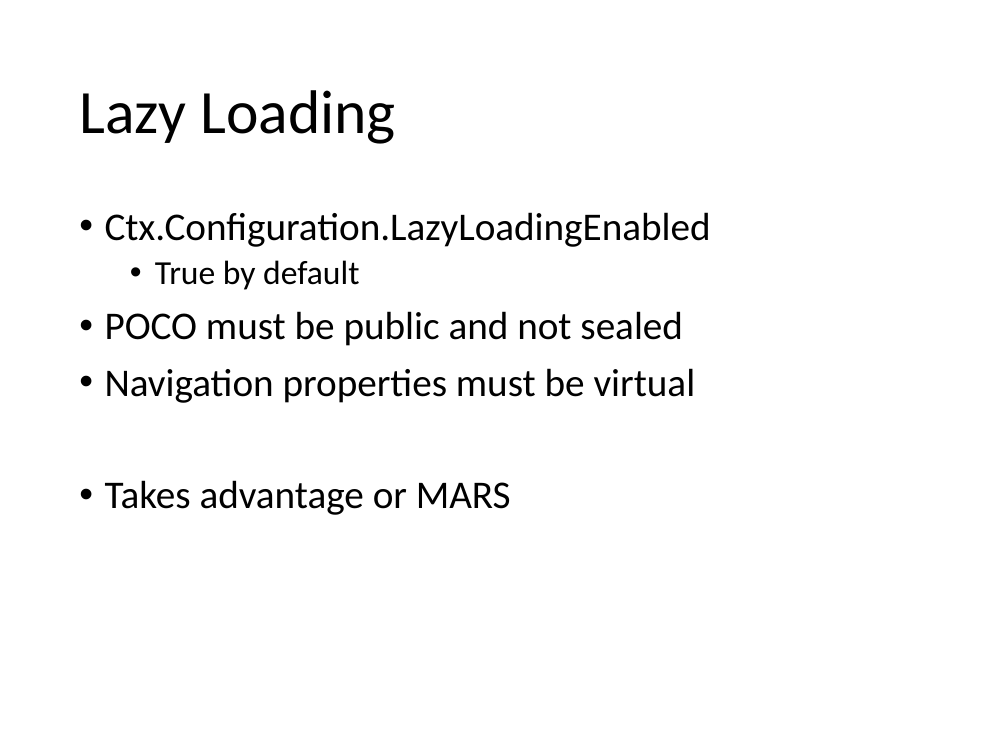
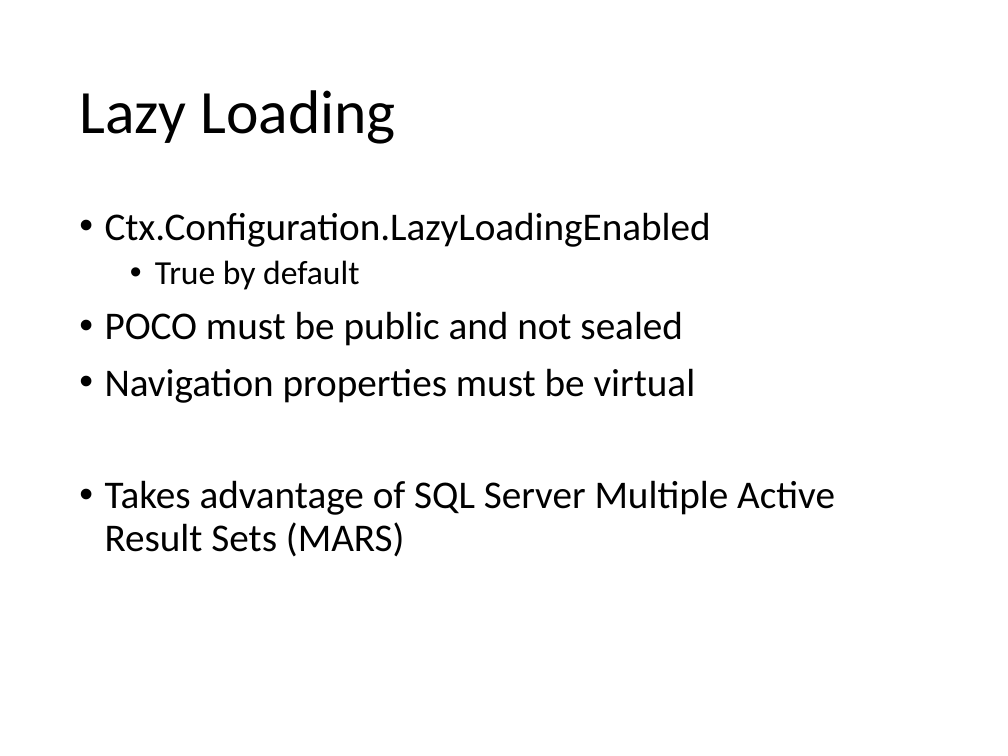
Before and after one commit to SeamlessThingies-Learn-DotNet3Day/DotNetProgramming, a slide deck: slide 9 of Slides/EF/3 - Coding Data Operations.pptx (slide 8 before the commit). Drawn at 1008x756 pixels with LibreOffice and Linux fonts; fonts in the diff are those of the drawing. Boxes give left, top, right and bottom in pixels: in the first picture for what was removed or moved away, otherwise in the second. Text is boxed around its words. In the diff, an @@ line names an element or a change of style, - is before the commit and + after.

```diff
--- a/Slides/EF/3 - Coding Data Operations.pptx
+++ b/Slides/EF/3 - Coding Data Operations.pptx
@@ text at box(105, 480, 835, 557): text changed @@
-• Takes advantage or MARS
+• Takes advantage of SQL Server Multiple Active Result Sets (MARS)
```
Also in this commit, not shown: 2 slides added, 30 other files.
